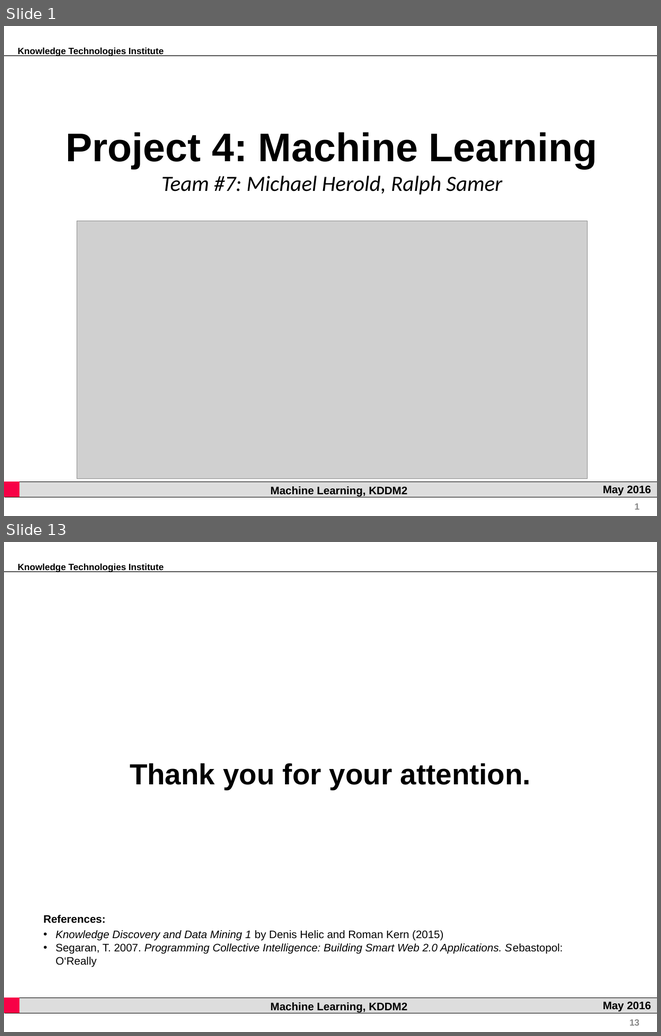
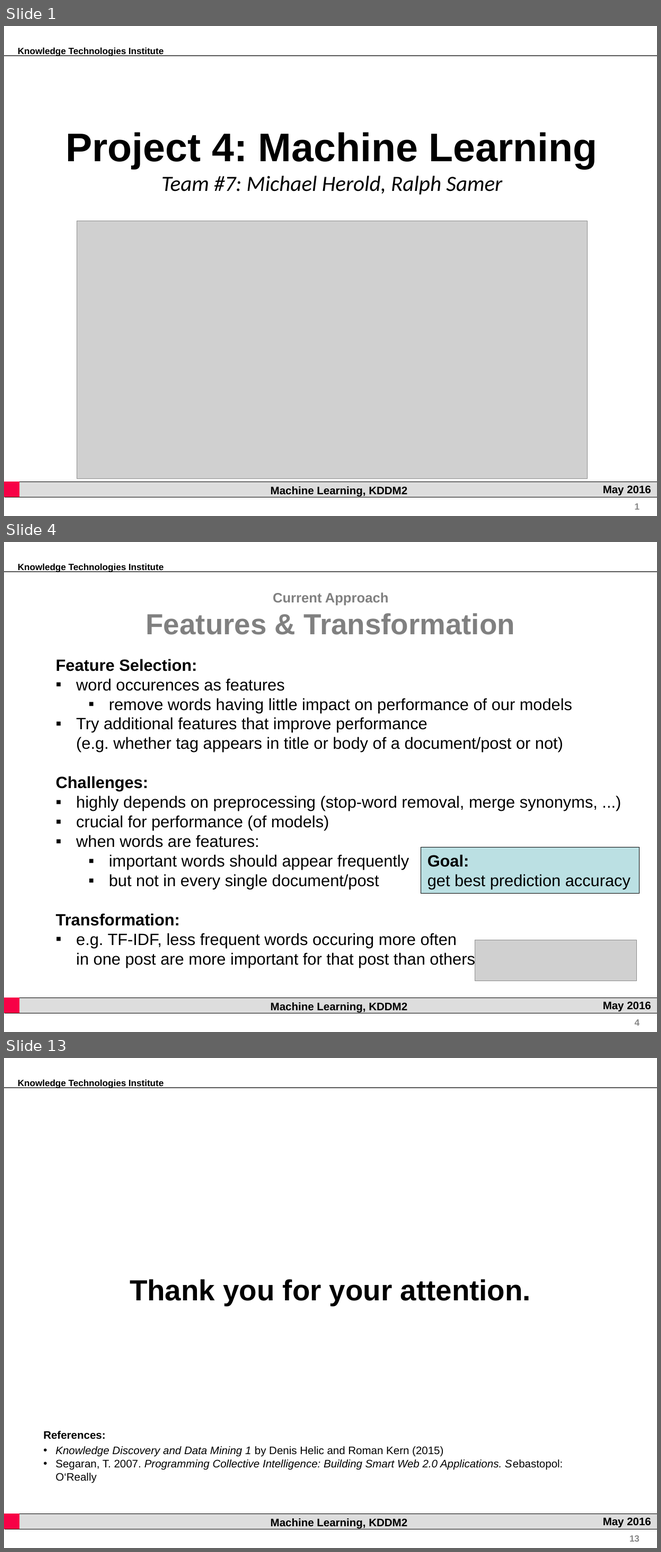
Before and after one commit to rsamer/MLSE, a slide deck: presentation/interim/Presentation.pptx. Shown one above the other, each under a label of ours: slides 1 and 13 before the commit, slides 1, 4 and 13 after it; the slides between them are not shown. The pictures are 661x1036 and 661x1552 pixels, drawn with LibreOffice and Linux fonts; fonts in the diff are those of the drawing; grey boxes stand for pictures; background and template pictures are left out. Boxes give left, top, right and bottom in pixels: in the first picture for what was removed or moved away, otherwise in the second. Text is boxed around its words. In the diff, an @@ line names an element or a change of style, - is before the commit and + after.

```diff
--- a/presentation/interim/Presentation.pptx
+++ b/presentation/interim/Presentation.pptx
@@ slide 4 added at [4, 542, 657, 1032], background #FFFFFF; not listed: 7 template elements that a slide beside it also shows @@
@@ text added at [146, 592, 515, 635], 32 pt, text #808080, bold @@
+Current Approach
+Features & Transformation
@@ text added at [56, 659, 598, 968], 18 pt, text #000000 @@
+Feature Selection:
+▪ word occurences as features
+  ▪ remove words having little impact on performance of our models
+▪ Try additional features that improve performance
+  (e.g. whether tag appears in title or body of a document/post or not)
+Challenges:
+▪ highly depends on preprocessing (stop-word removal, merge synonyms, ...)
+▪ crucial for performance (of models)
+▪ when words are features:
+  ▪ important words should appear frequently
+  ▪ but not in every single document/post
+Transformation:
+▪ e.g. TF-IDF, less frequent words occuring more often
+  in one post are more important for that post than others
@@ rectangle added at [421, 847, 639, 893], fill #BBE0E3, outline #000000 0.75 pt, 18 pt, text #000000 @@
+Goal:
+get best prediction accuracy
@@ picture added at [475, 941, 637, 981] @@
```
Also in this commit, not shown: 8 slides changed, 2 other slides added, 3 slides removed.
